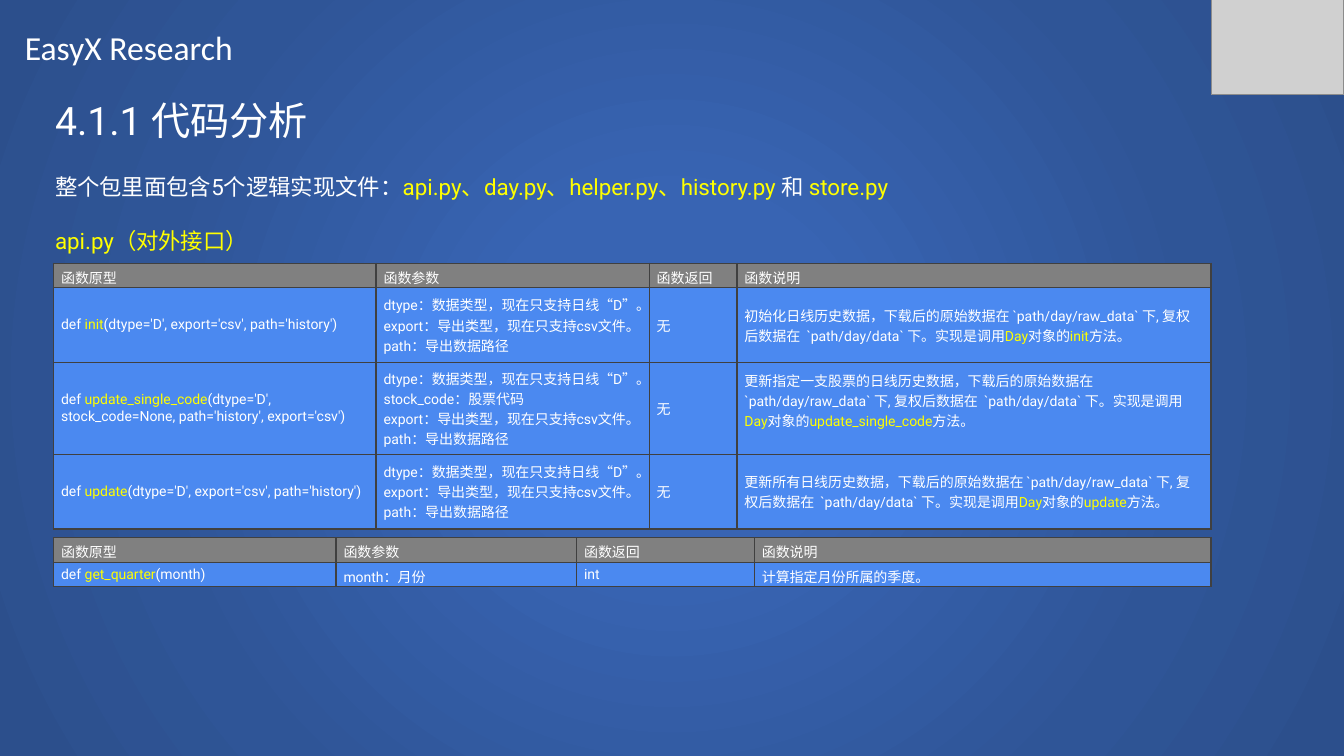
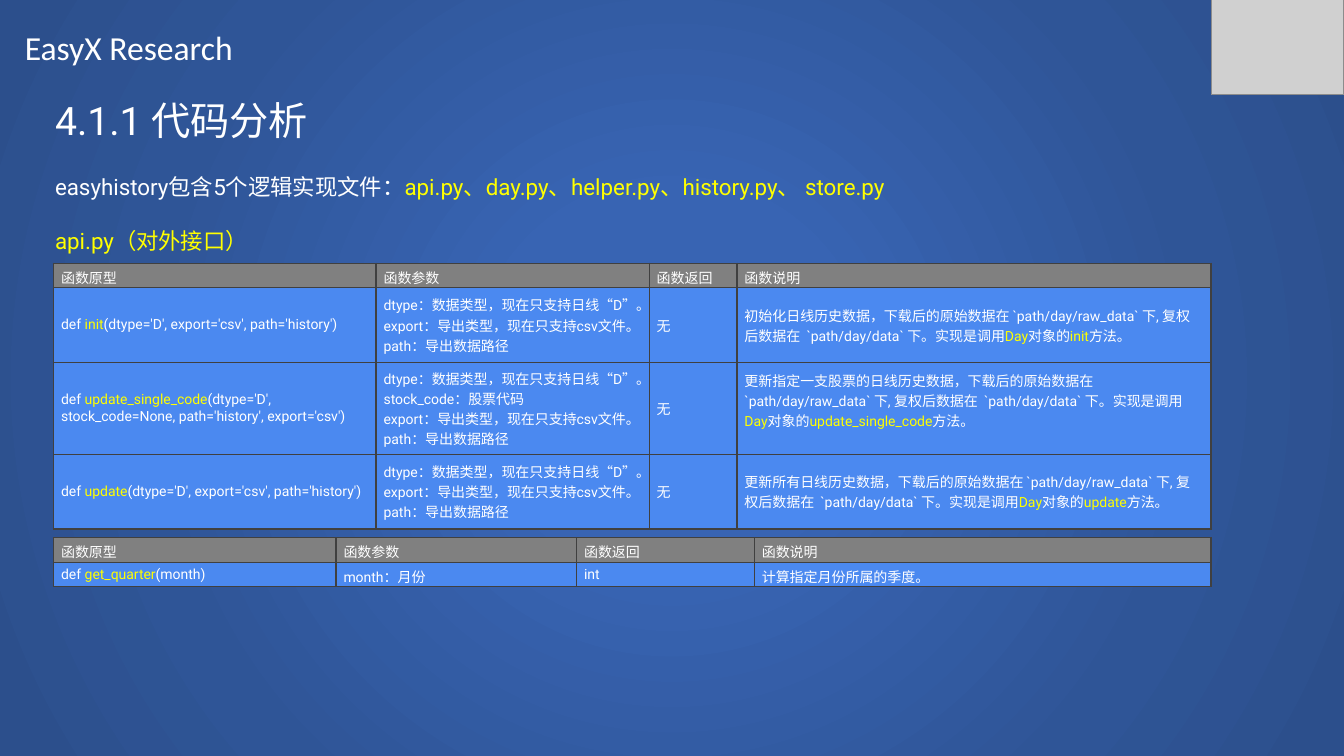
Before and after one commit to SCITLAS/Stellar, a slide deck: slide 20 of Research/easyx_research.pptx. Drawn at 1344x756 pixels with LibreOffice and Linux fonts; fonts in the diff are those of the drawing; grey boxes stand for pictures. Boxes give left, top, right and bottom in pixels: in the first picture for what was removed or moved away, otherwise in the second. Text is boxed around its words. In the diff, an @@ line names an element or a change of style, - is before the commit and + after.

```diff
--- a/Research/easyx_research.pptx
+++ b/Research/easyx_research.pptx
@@ text at bbox=[55, 176, 884, 200]: text changed @@
-整个包里面包含5个逻辑实现文件：api.py、day.py、helper.py、history.py 和 store.py
+easyhistory包含5个逻辑实现文件：api.py、day.py、helper.py、history.py、 store.py
```
Also in this commit, not shown: 4 other slides changed, 3 slides added.
